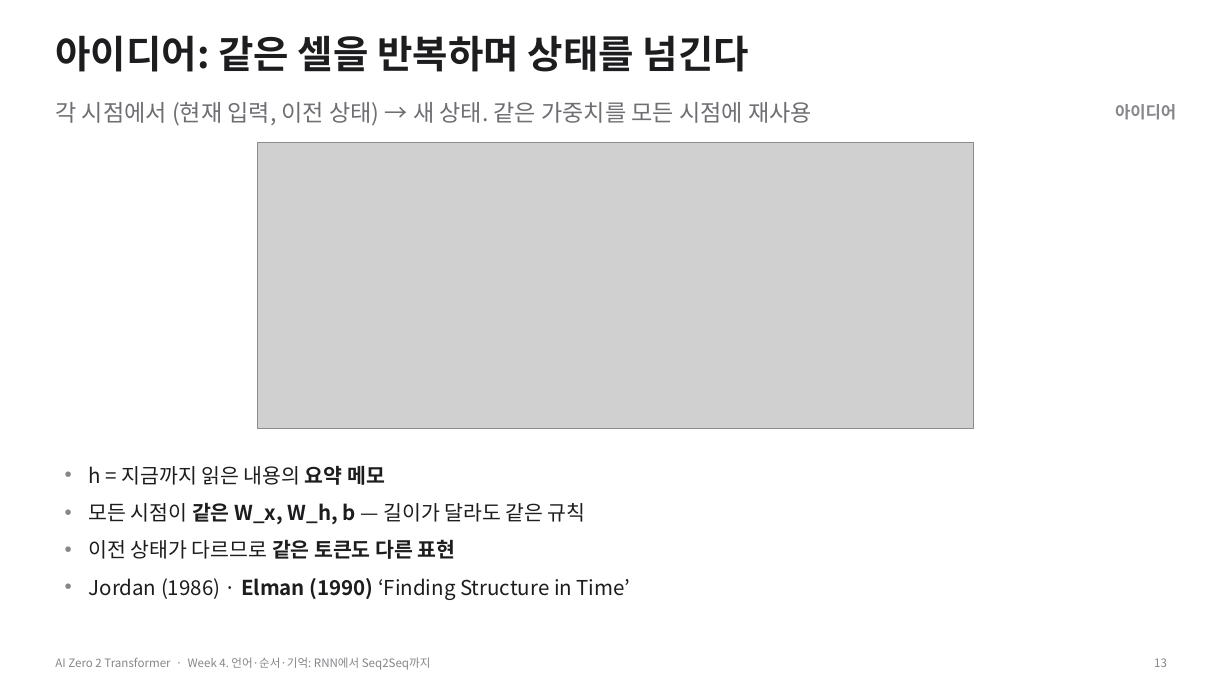
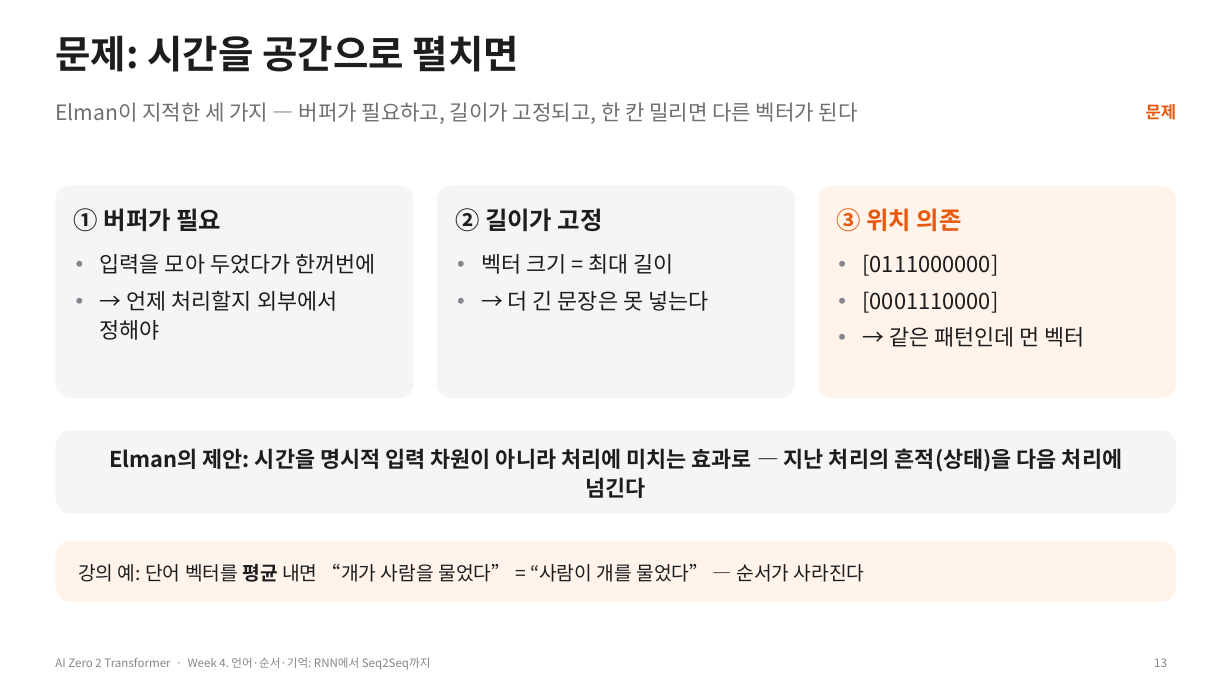
Before and after one commit to myunhh/AI-Zero-2-Transformers, a slide deck: slide 13 of lectures/week04_rnn_lstm_seq2seq.pptx. Drawn at 1232x693 pixels with LibreOffice and Linux fonts; fonts in the diff are those of the drawing; grey boxes stand for pictures. Boxes give left, top, right and bottom in pixels: in the first picture for what was removed or moved away, otherwise in the second. Text is boxed around its words. In the diff, an @@ line names an element or a change of style, - is before the commit and + after.

```diff
--- a/lectures/week04_rnn_lstm_seq2seq.pptx
+++ b/lectures/week04_rnn_lstm_seq2seq.pptx
@@ title at <box>55,35,519,72</box>: text changed @@
-아이디어: 같은 셀을 반복하며 상태를 넘긴다
+문제: 시간을 공간으로 펼치면
@@ text at <box>55,102,858,124</box>: text changed; size 18 to 16.5 pt @@
-각 시점에서 (현재 입력, 이전 상태) → 새 상태. 같은 가중치를 모든 시점에 재사용
+Elman이 지적한 세 가지 — 버퍼가 필요하고, 길이가 고정되고, 한 칸 밀리면 다른 벡터가 된다
@@ text at <box>1146,104,1177,120</box>: text changed; text colour #86868B to #E8590C @@
-아이디어
+문제
@@ picture removed at <box>258,142,974,429</box> @@
@@ rounded rectangle added at <box>55,186,414,398</box>, fill #F5F5F7 @@
@@ text added at <box>74,208,221,232</box>, 19 pt, text #1D1D1F, bold @@
+① 버퍼가 필요
@@ rounded rectangle added at <box>437,186,796,398</box>, fill #F5F5F7 @@
@@ text added at <box>455,208,603,232</box>, 19 pt, text #1D1D1F, bold @@
+② 길이가 고정
@@ rounded rectangle added at <box>818,186,1177,398</box>, fill #FFF3EA @@
@@ text added at <box>837,208,962,232</box>, 19 pt, text #E8590C, bold @@
+③ 위치 의존
@@ text added at <box>100,254,375,340</box>, 17 pt, text #1D1D1F @@
+• 입력을 모아 두었다가 한꺼번에
+• → 언제 처리할지 외부에서 정해야
@@ text added at <box>481,254,708,311</box>, 17 pt, text #1D1D1F @@
+• 벡터 크기 = 최대 길이
+• → 더 긴 문장은 못 넣는다
@@ text added at <box>862,254,1085,347</box>, 17 pt, text #1D1D1F @@
+• [0111000000]
+• [0001110000]
+• → 같은 패턴인데 먼 벡터
@@ rounded rectangle added at <box>55,431,1177,514</box>, fill #F5F5F7, 17 pt, text #1D1D1F, bold @@
+Elman의 제안: 시간을 명시적 입력 차원이 아니라 처리에 미치는 효과로 — 지난 처리의 흔적(상태)을 다음 처리에 넘긴다
@@ text removed at <box>89,465,631,600</box> @@
-• h = 지금까지 읽은 내용의 요약 메모
-• 모든 시점이 같은 W_x, W_h, b — 길이가 달라도 같은 규칙
-• 이전 상태가 다르므로 같은 토큰도 다른 표현
-• Jordan (1986) · Elman (1990) ‘Finding Structure in Time’
@@ rounded rectangle added at <box>55,542,1177,602</box>, fill #FFF3EA, 15 pt, text #1D1D1F @@
+강의 예: 단어 벡터를 평균 내면 “개가 사람을 물었다” = “사람이 개를 물었다” — 순서가 사라진다
```
Also in this commit, not shown: 26 other slides changed, 29 slides added, 13 slides removed, 20 other files.
